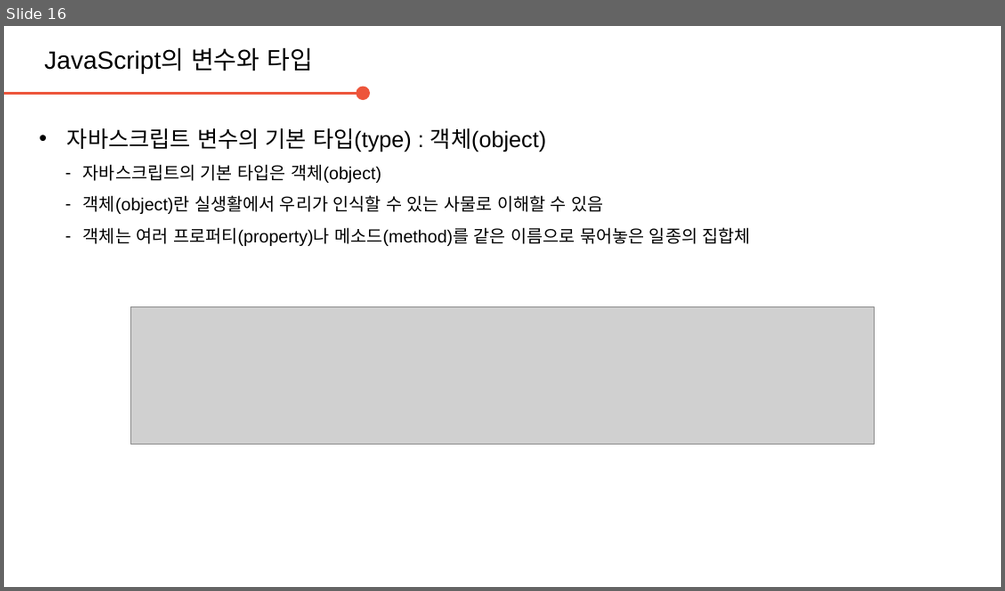
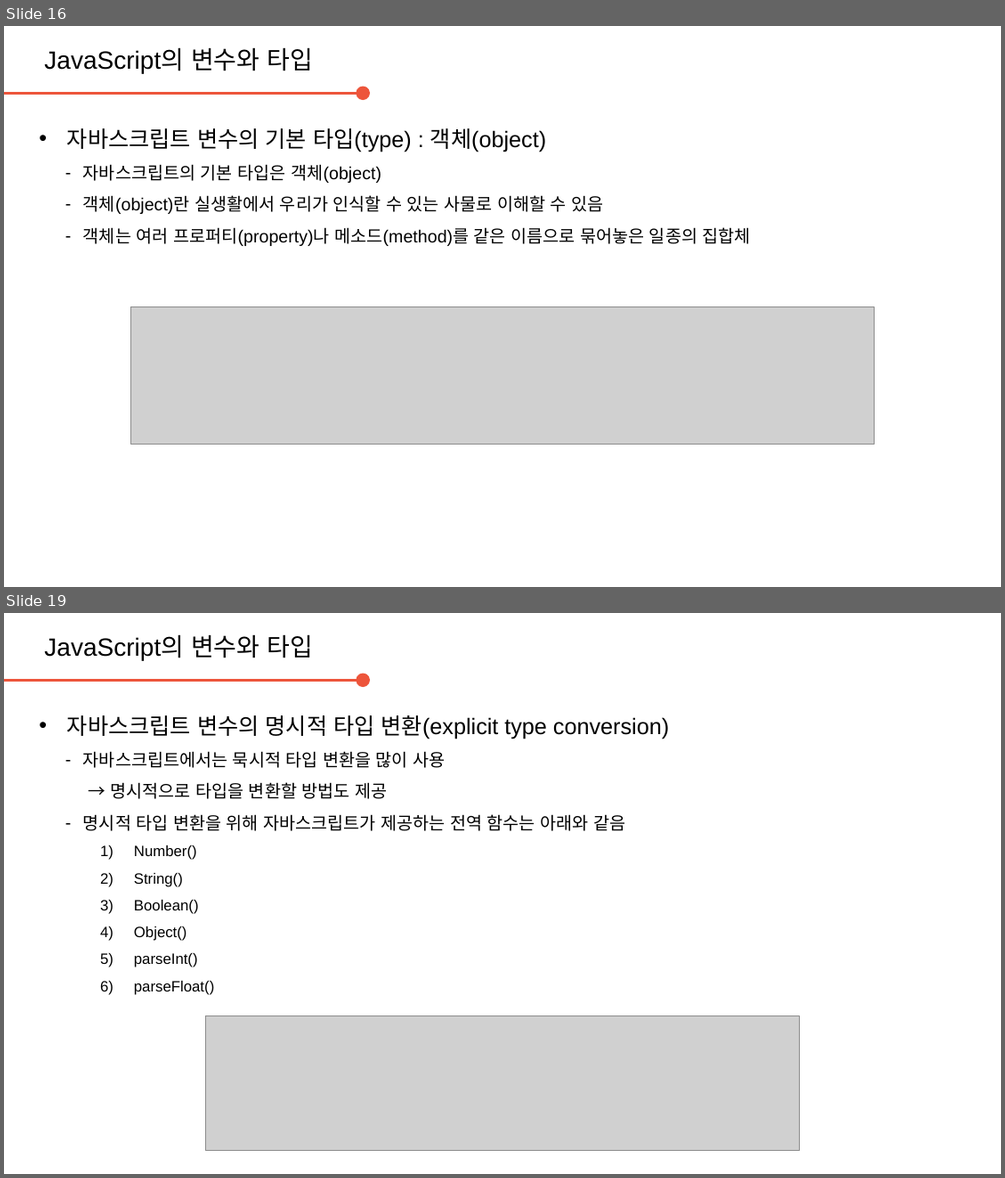
Before and after one commit to daegukdo/GCWM, a slide deck: 31/200803_JavaScript_variable_type.pptx. Shown one above the other, each under a label of ours: slide 16 before the commit, slides 16 and 19 after it; the slides between them are not shown. The pictures are 1005x591 and 1005x1178 pixels, drawn with LibreOffice and Linux fonts; fonts in the diff are those of the drawing; grey boxes stand for pictures; background and template pictures are left out. Boxes give left, top, right and bottom in pixels: in the first picture for what was removed or moved away, otherwise in the second. Text is boxed around its words. In the diff, an @@ line names an element or a change of style, - is before the commit and + after.

Commit message:
get coding with me  - edit JavaScript resource (variable and type)

```diff
--- a/31/200803_JavaScript_variable_type.pptx
+++ b/31/200803_JavaScript_variable_type.pptx
@@ slide 19 added at (4, 613, 1001, 1174), background #FFFFFF @@
@@ text added at (44, 634, 313, 660), 20 pt, text #000000 @@
+JavaScript의 변수와 타입
@@ arrow added from (4, 681) to (363, 681), #ED553B 2.25 pt @@
@@ text added at (67, 715, 669, 995), 14 pt, text #000000 @@
+• 자바스크립트 변수의 명시적 타입 변환(explicit type conversion)
+  – 자바스크립트에서는 묵시적 타입 변환을 많이 사용
+    → 명시적으로 타입을 변환할 방법도 제공
+  – 명시적 타입 변환을 위해 자바스크립트가 제공하는 전역 함수는 아래와 같음
+    1) Number()
+    2) String()
+    3) Boolean()
+    4) Object()
+    5) parseInt()
+    6) parseFloat()
@@ picture added at (206, 1016, 799, 1151) @@
```
Also in this commit, not shown: 1 slide changed, 8 other slides added, 1 other file.
